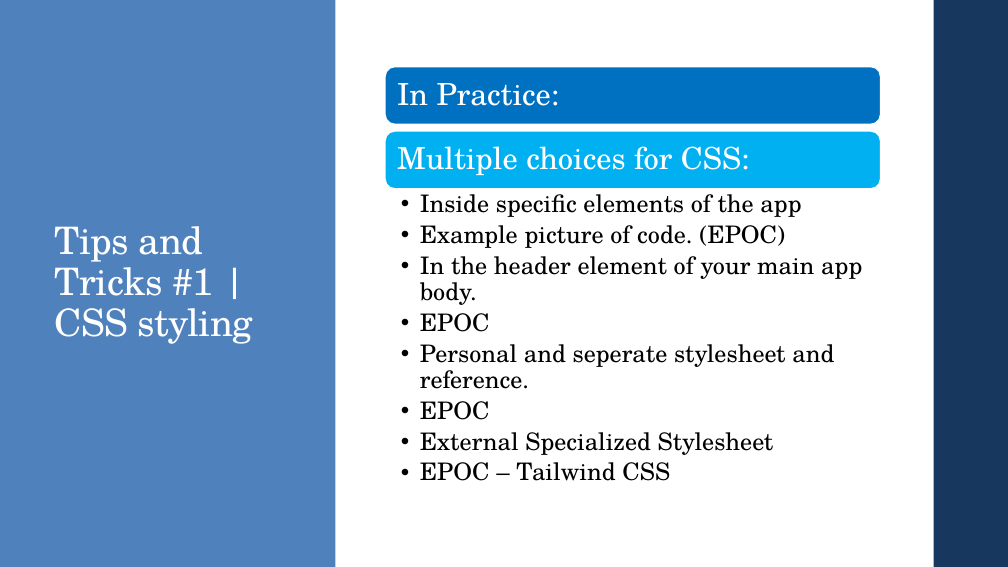
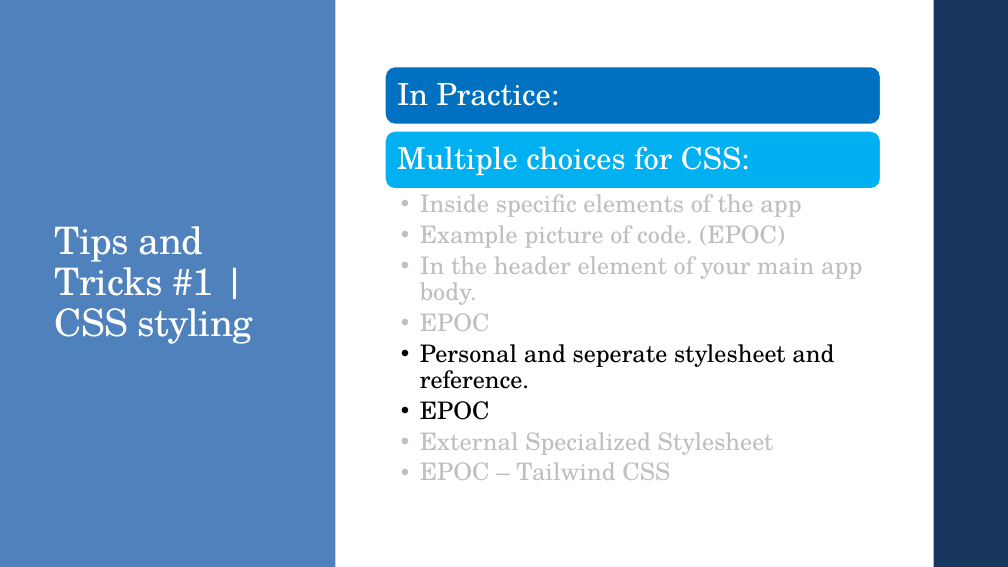
Before and after one commit to bmetenko/RShinyAppStore, a slide deck: slide 9 of Presentation/2019_08_15_RShinyPresentation.pptx (slide 8 before the commit). Drawn at 1008x567 pixels with LibreOffice and Linux fonts; fonts in the diff are those of the drawing. Boxes give left, top, right and bottom in pixels: in the first picture for what was removed or moved away, otherwise in the second. Text is boxed around its words. In the diff, an @@ line names an element or a change of style, - is before the commit and + after.

```diff
--- a/Presentation/2019_08_15_RShinyPresentation.pptx
+++ b/Presentation/2019_08_15_RShinyPresentation.pptx
@@ text at [420,194,862,480]: text colour #000000 to #BFBFBF in "Inside specific elements of the app", "Example picture of code. (EPOC)", "In the header element of your main ...", "EPOC" and 2 more places @@
```
Also in this commit, not shown: 9 other slides changed, 8 slides added, 1 slide removed.
